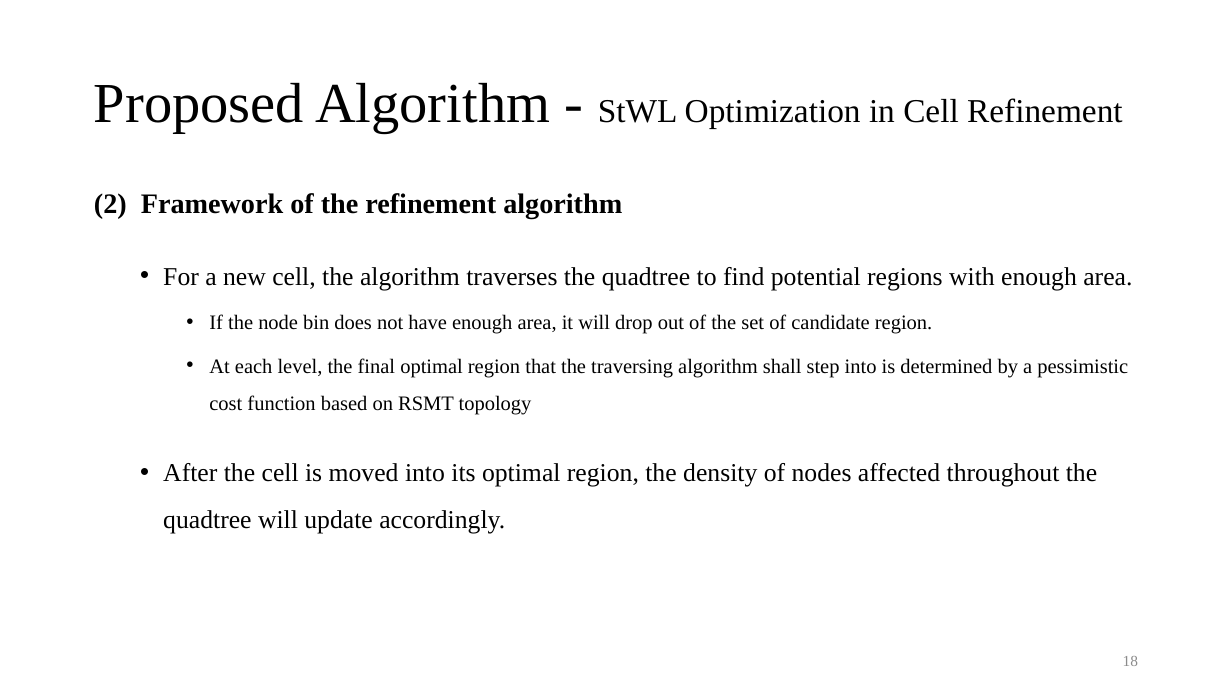
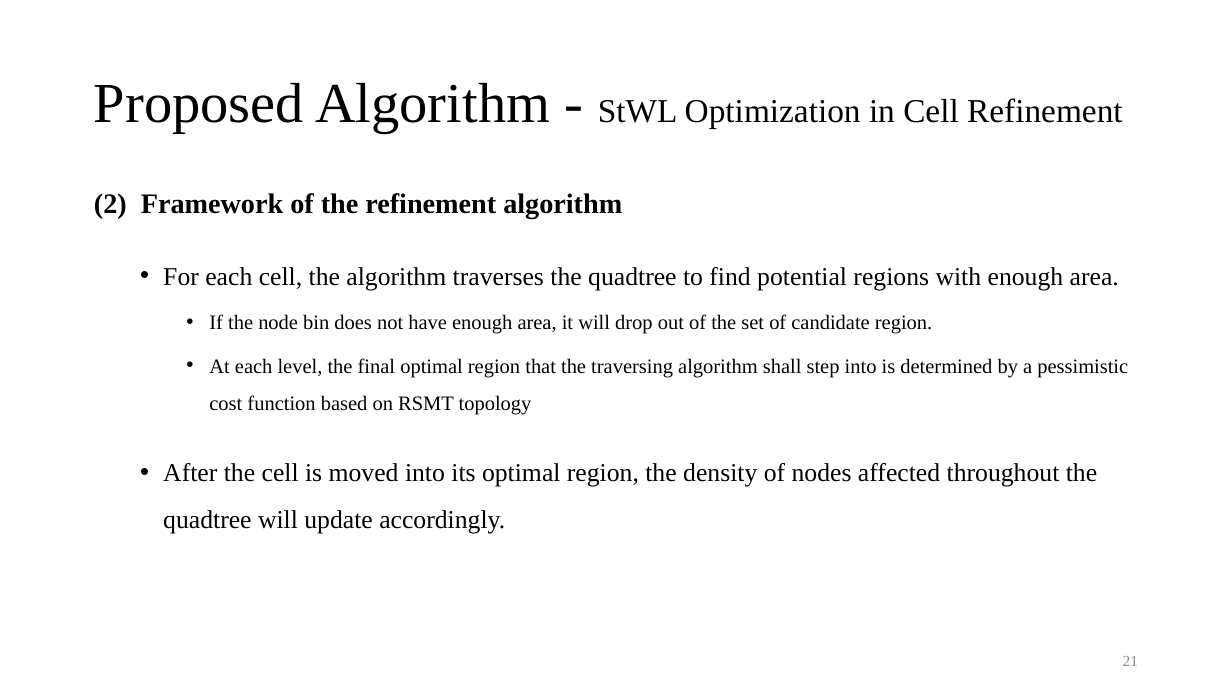
Before and after one commit to Pacific-Feng-Studuies/Studied-Papers, a slide deck: slide 22 of GM/Placement/An Analytical Placement Algorithm with Routing topology Optimization/An Analytical Placement Algorithm with Routing topology Optimization.pptx (slide 19 before the commit). Drawn at 1232x693 pixels with LibreOffice and Linux fonts; fonts in the diff are those of the drawing. Boxes give left, top, right and bottom in pixels: in the first picture for what was removed or moved away, otherwise in the second. Text is boxed around its words. In the diff, an @@ line names an element or a change of style, - is before the commit and + after.

```diff
--- a/GM/Placement/An Analytical Placement Algorithm with Routing topology Optimization/An Analytical Placement Algorithm with Routing topology Optimization.pptx
+++ b/GM/Placement/An Analytical Placement Algorithm with Routing topology Optimization/An Analytical Placement Algorithm with Routing topology Optimization.pptx
@@ text at (163, 267, 1119, 291): text changed @@
-  • For a new cell, the algorithm traverses the quadtree to find potential regions with enough area.
+  • For each cell, the algorithm traverses the quadtree to find potential regions with enough area.
@@ page number at (1123, 656, 1138, 666): text changed @@
-18
+21
```
Also in this commit, not shown: 18 other slides changed, 4 slides added, 1 other file.
